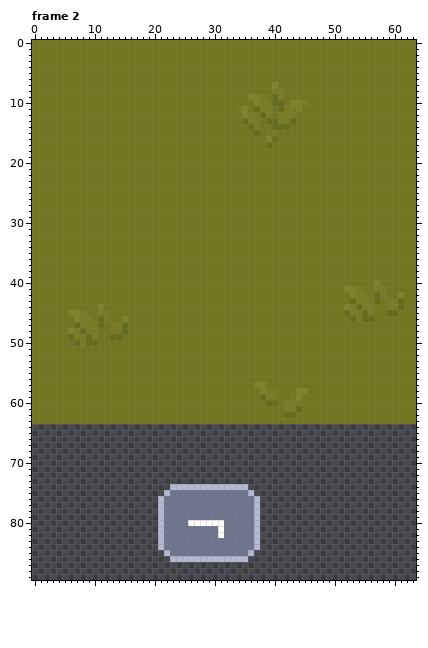
A pixel-art file gets an edit: Arts/aseprite/environmental.aseprite. The picture above was drawn from the file before the commit.
64x90 pixels, 4 frames. Shown: frame 2. The commit also changed other frames, which this record leaves out.
New version:
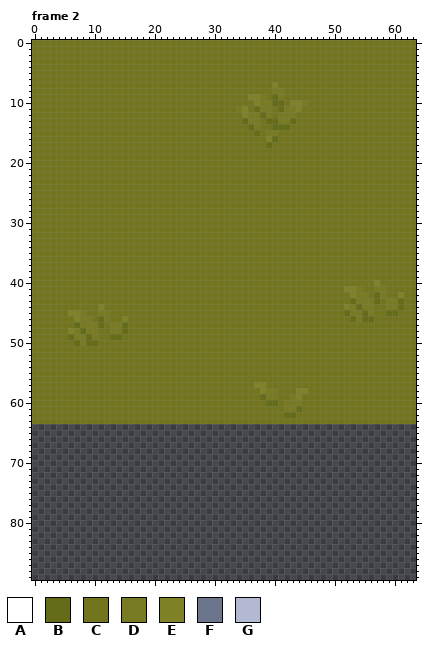
Palette (. is transparent): A #ffffff  B #656c17  C #72751b  D #787b21  E #7f8226  F #6d758d  G #b3b9d1
Changes in this commit:
layer "logic/negacja" now hidden
Frame 2:
y 74: x 23..35 GGGGGGGGGGGGG -> .............
y 75: x 22..36 GFFFFFFFFFFFFFG -> ...............
y 76..79: x 21..37 GFFFFFFFFFFFFFFFG -> .................
y 80: x 21..37 GFFFFAAAAAAFFFFFG -> .................
y 81..82: x 21..37 GFFFFFFFFFAFFFFFG -> .................
y 83..84: x 21..37 GFFFFFFFFFFFFFFFG -> .................
y 85: x 22..36 GFFFFFFFFFFFFFG -> ...............
y 86: x 23..35 GGGGGGGGGGGGG -> .............
